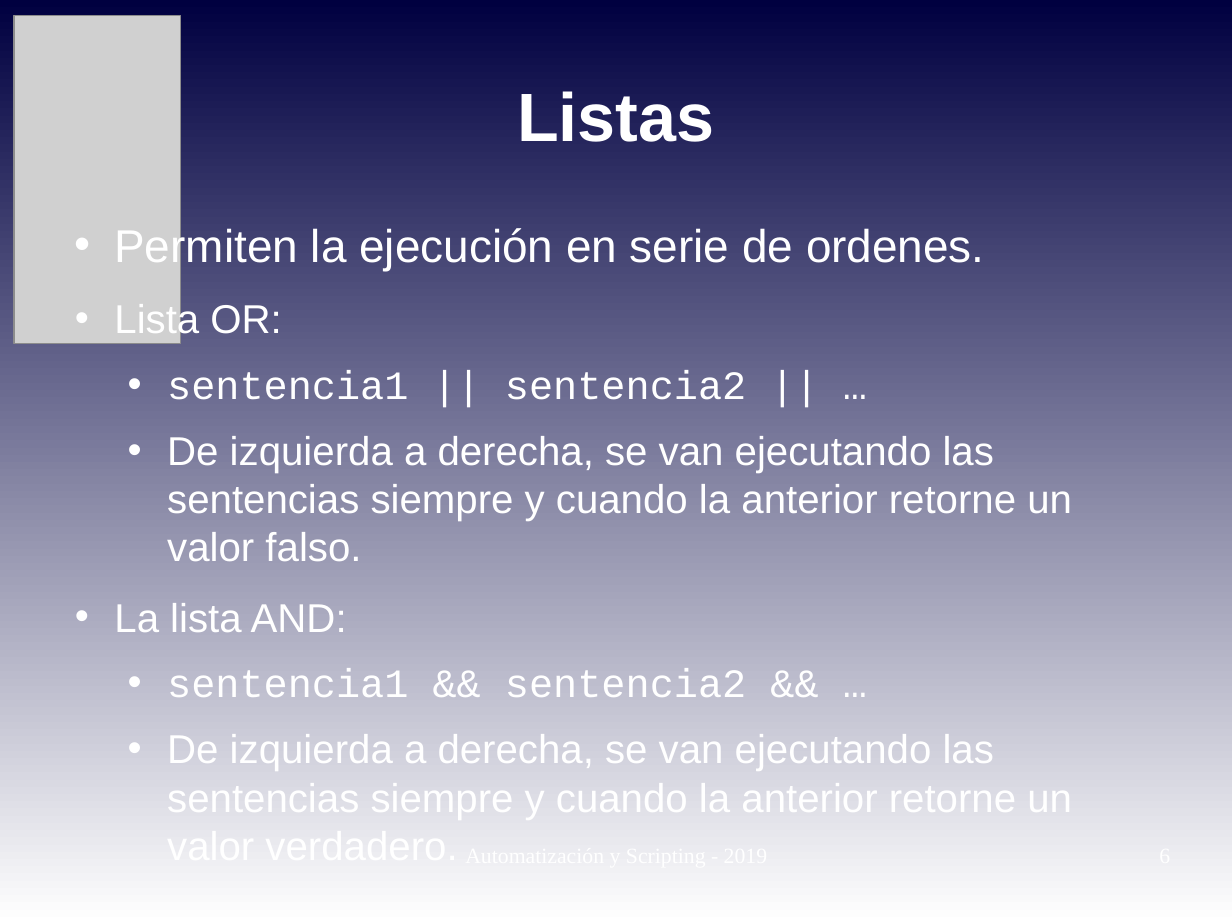
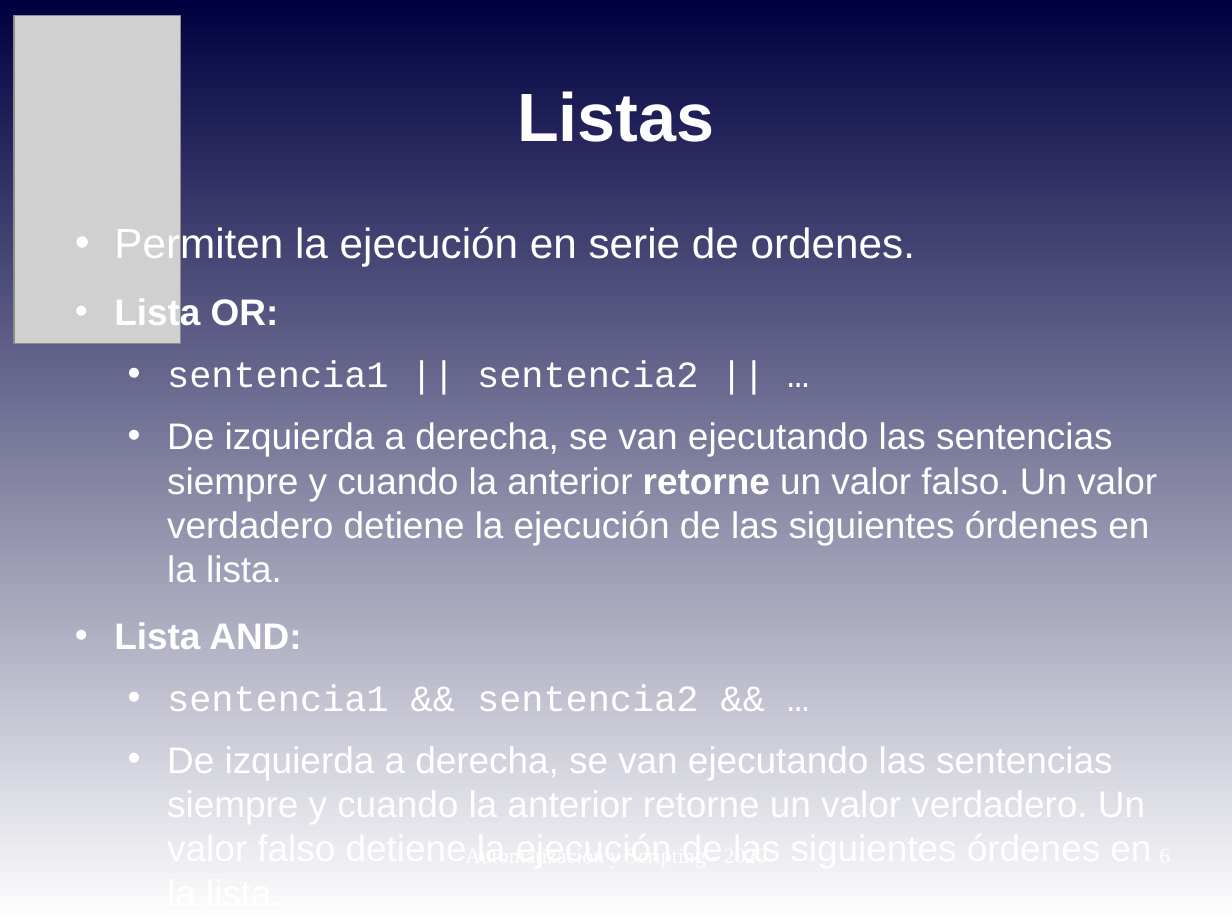
Before and after one commit to niniadcobre/-AutoyScripting, a slide deck: slide 6 of clases/AYS_clase04.odp. Drawn at 1232x924 pixels with LibreOffice and Linux fonts; fonts in the diff are those of the drawing; grey boxes stand for pictures. Boxes give left, top, right and bottom in pixels: in the first picture for what was removed or moved away, otherwise in the second. Text is boxed around its words. In the diff, an @@ line names an element or a change of style, - is before the commit and + after.

```diff
--- a/clases/AYS_clase04.odp
+++ b/clases/AYS_clase04.odp
@@ text at [114, 224, 915, 711]: size 29.6 to 27.2 pt in "Permiten la ejecución en serie de ordenes."; size 25.9 to 23.8 pt in "Lista OR:", "sentencia1 || sentencia2 || …", "sentencia1 && sentencia2 && …"; bold on in "Lista OR:" @@
@@ text at [114, 422, 1157, 649]: text changed; size 25.9 to 23.8 pt @@
-  • De izquierda a derecha, se van ejecutando las sentencias siempre y cuando la anterior retorne un valor falso.
-• La lista AND:
+  • De izquierda a derecha, se van ejecutando las sentencias siempre y cuando la anterior retorne un valor falso. Un valor verdadero detiene la ejecución de las siguientes órdenes en la lista.
+• Lista AND:
@@ text at [167, 740, 1145, 825]: text changed; size 25.9 to 23.8 pt @@
-  • De izquierda a derecha, se van ejecutando las sentencias siempre y cuando la anterior retorne un valor verdadero.
+  • De izquierda a derecha, se van ejecutando las sentencias siempre y cuando la anterior retorne un valor verdadero. Un valor falso detiene la ejecución de las siguientes órdenes en la lista.
```
Also in this commit, not shown: 5 other slides changed, 1 slide added, 7 other files.
